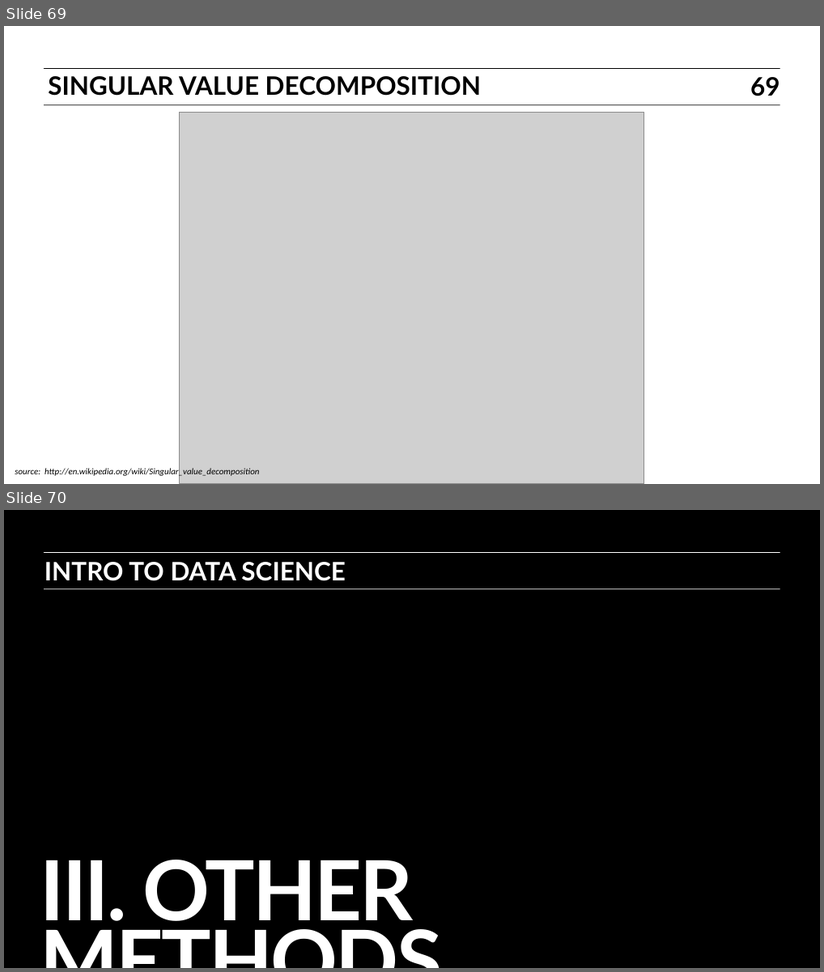
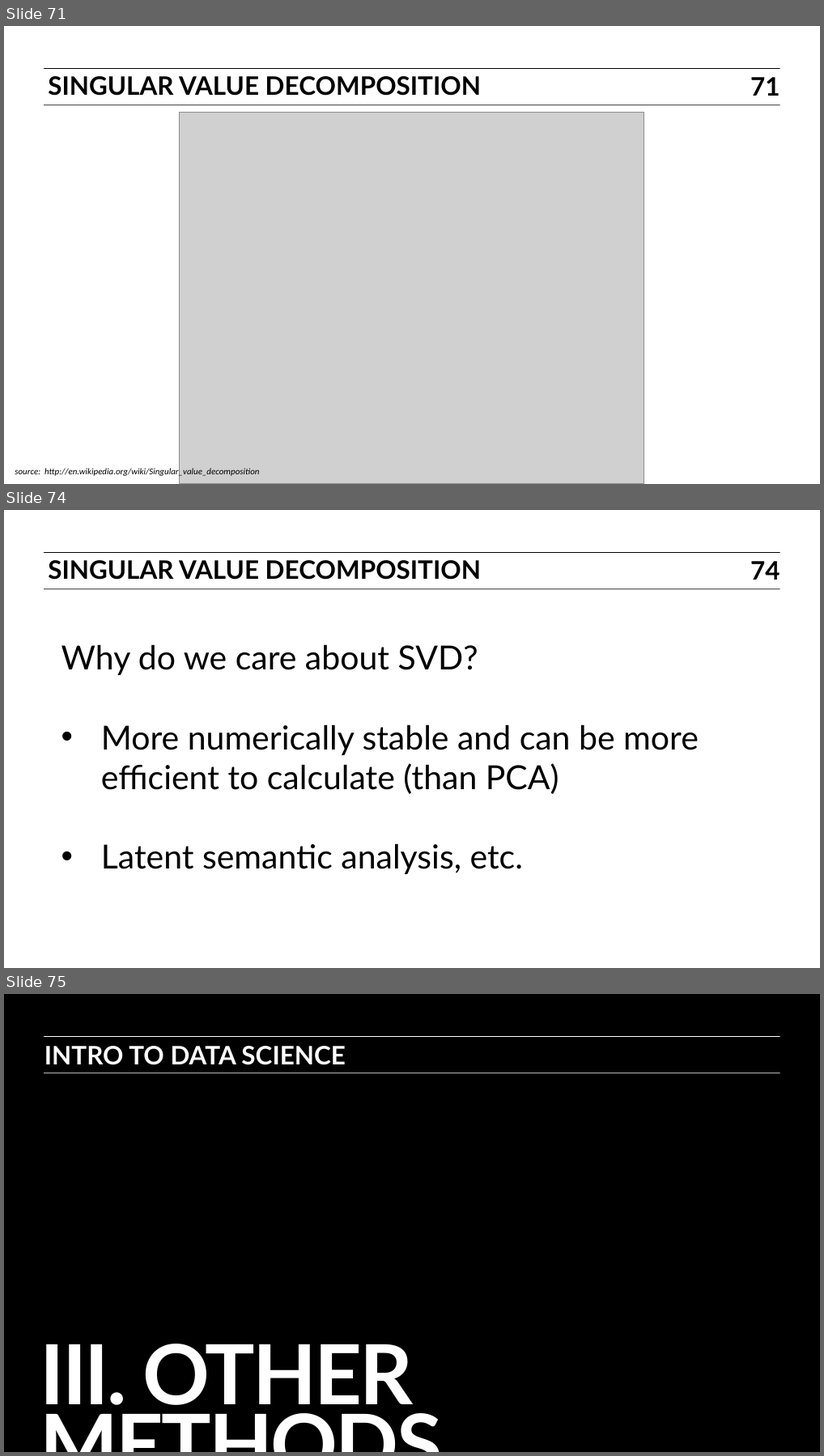
Before and after one commit to ajschumacher/gadsdc, a slide deck: 17-dim_reduc/slides.pptx. Shown one above the other, each under a label of ours: slides 69 and 70 before the commit, slides 71, 74 and 75 after it; the slides between them are not shown. The pictures are 824x972 and 824x1456 pixels, drawn with LibreOffice and Linux fonts; fonts in the diff are those of the drawing; grey boxes stand for pictures. Boxes give left, top, right and bottom in pixels: in the first picture for what was removed or moved away, otherwise in the second. Text is boxed around its words. In the diff, an @@ line names an element or a change of style, - is before the commit and + after.

```diff
--- a/17-dim_reduc/slides.pptx
+++ b/17-dim_reduc/slides.pptx
@@ slide 74 added at (4, 510, 820, 968), background #FFFFFF; not listed: 2 template elements that a slide beside it also shows @@
@@ text added at (48, 560, 481, 580), 23 pt, text #000000, bold @@
+SINGULAR VALUE DECOMPOSITION
@@ page number added at (751, 561, 780, 580), 23 pt, text #000000, bold @@
+74
@@ text added at (62, 644, 699, 874), 30 pt, text #000000 @@
+Why do we care about SVD?
+• More numerically stable and can be more efficient to calculate (than PCA)
+• Latent semantic analysis, etc.
@@ what was slide 69 is now slide 71 @@
@@ page number at (751, 77, 780, 96): text changed @@
-69
+71
@@ what was slide 70 is now slide 75 @@
```
Also in this commit, not shown: 11 slides changed, 9 other slides added, 1 other file.
